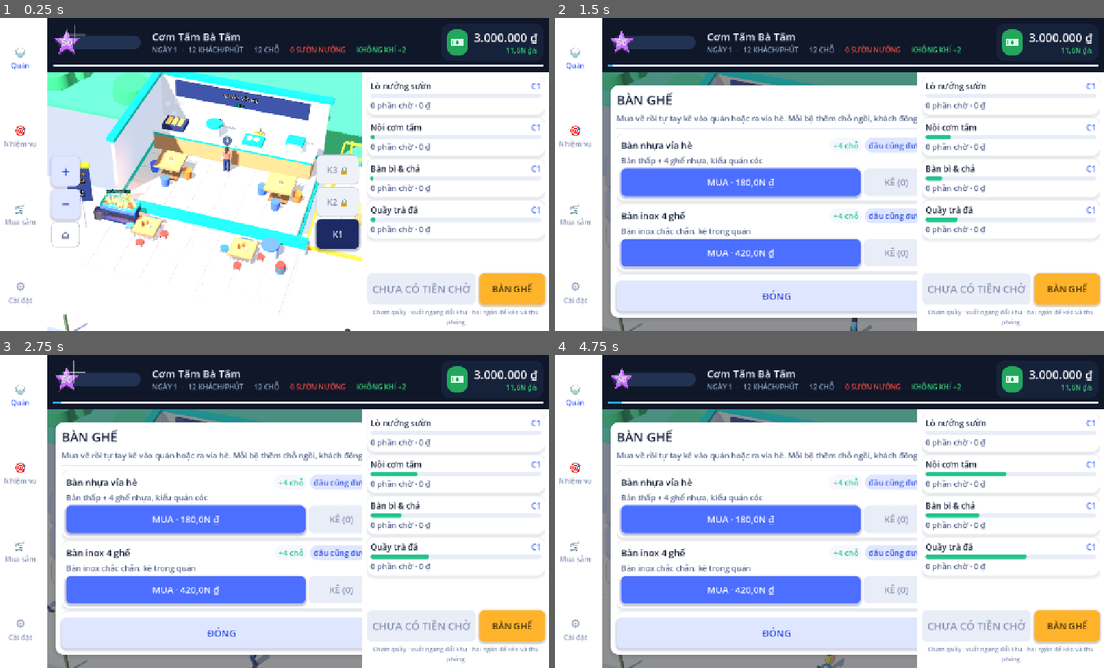
Above: before the commit, frames 1-4 (two rows, left to right).
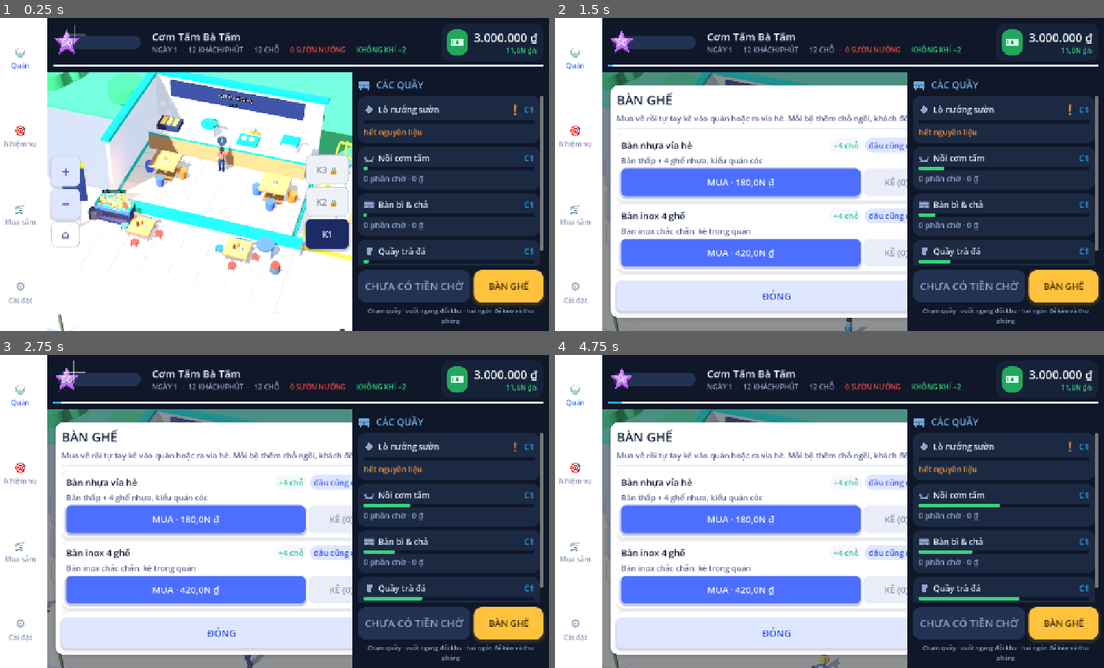
Above: after the commit, the same moments.

Repository: AnhGeek/ComTam-Tycoon
Game: Godot game, scene res://main.tscn
Two runs of this game, one before a commit and one after it. Both use one fixed random seed, a clock stepped at 60 frames per second and the inputs below.
Inputs:
- Up to frame 1 (0.25 s): no input
- Up to frame 2 (1.5 s): click "BÀN GHẾ" at 0.5 s; click "K3 🔒" at 1.25 s
- Up to frame 3 (2.75 s): click "K2 🔒" at 2 s
- Up to frame 4 (4.75 s): click "K1" at 2.75 s; click "+" at 3.5 s; click "−" at 4.25 s

The runs differ from the first frame. In frame 1, 37% of the frame differs, in the area x 8-100%, y 17-100%; in frame 2, 29%; in frame 3, 29%; in frame 4, 29%.

Commit message:
Trade the out-of-stock banner for alerts on the counter list
The banner sat over the 3D stage and said nothing about which counter had
stopped. The counter list on the right now carries that news itself: an orange
"!" that breathes next to the level, the note flipped to "hết nguyên liệu", and
a MUA NGAY button that buys a pack of whatever the recipe is short of, so the
shortage is fixed without a trip to the Mua sắm screen. Buying clears the
shortage, so the button takes itself away.

Grilled ribs are not sold at the market, so a counter short on those buys raw
pork and coal for the sidewalk grill instead.

The list also drops the white cards for the dark blue sheet, green glow buttons
and rounded slots of the counter upgrade panel, so both menus now read as one.

Co-Authored-By: Claude Opus 5 <noreply@anthropic.com>

Diff:
--- a/views/restaurant_view.gd
+++ b/views/restaurant_view.gd
@@ -11,8 +11,6 @@
 var day_label: Label
 var day_bar: ProgressBar
 var tag_box: HBoxContainer
-var warn_panel: PanelContainer
-var warn_label: Label
 var collect_btn: Button
 var floor_btns: Array = []
 var strip_box: BoxContainer
@@ -270,21 +268,6 @@
 	var overlay := Control.new()
 	overlay.set_anchors_preset(Control.PRESET_FULL_RECT)
 	overlay.mouse_filter = Control.MOUSE_FILTER_IGNORE
-
-	# cảnh báo hết nguyên liệu
-	warn_panel = PanelContainer.new()
-	warn_panel.add_theme_stylebox_override("panel", UIKit.flat_pad(Color(0.71, 0.33, 0.25, 0.94), 8))
-	warn_panel.set_anchors_preset(Control.PRESET_TOP_WIDE)
-	warn_panel.offset_top = 10
-	warn_panel.offset_bottom = 54
-	warn_panel.offset_left = 10
-	warn_panel.offset_right = -320
-	warn_panel.mouse_filter = Control.MOUSE_FILTER_IGNORE
-	warn_label = UIKit.label("", 11, Color.WHITE)
-	warn_label.autowrap_mode = TextServer.AUTOWRAP_WORD_SMART
-	warn_panel.add_child(warn_label)
-	warn_panel.visible = false
-	overlay.add_child(warn_panel)
 
 	# chọn khu (bên phải)
 	var floor_col := VBoxContainer.new()
@@ -381,13 +364,22 @@
 
 
 func _build_dock() -> Control:
-	var panel := PanelContainer.new()
-	panel.add_theme_stylebox_override("panel", UIKit.flat_pad(Color.WHITE, 10, 0, Color.WHITE, 0))
+	# Cùng tông với bảng nâng cấp mở ra khi chạm quầy bếp: nền xanh đen, thẻ bo
+	# góc, nút xanh lá phát sáng.
+	var panel := UIKit.dark_panel(UIKit.D_BG, 8, 0)
 	var v := VBoxContainer.new()
-	v.add_theme_constant_override("separation", 8)
+	v.add_theme_constant_override("separation", int(UIKit.px(6)))
 	panel.add_child(v)
 
 	panel.custom_minimum_size = Vector2(372, 0)
+
+	var head := HBoxContainer.new()
+	head.add_theme_constant_override("separation", int(UIKit.px(8)))
+	v.add_child(head)
+	head.add_child(UIIcon.make("seat", UIKit.px(18), UIKit.D_TITLE))
+	var head_l := UIKit.label("CÁC QUẦY", 14, UIKit.D_TITLE)
+	head_l.size_flags_horizontal = Control.SIZE_EXPAND_FILL
+	head.add_child(head_l)
 
 	# cột quầy của khu đang xem: xem cấp, tiến độ và nâng cấp bằng một chạm
 	var strip_scroll := ScrollContainer.new()
@@ -404,18 +396,18 @@
 	row.add_theme_constant_override("separation", 8)
 	v.add_child(row)
 
-	collect_btn = UIKit.button_primary("THU TIỀN", 15)
-	collect_btn.custom_minimum_size = Vector2(0, 72)
+	collect_btn = UIKit.dark_button("THU TIỀN", UIKit.NEON_GREEN, Color("06301a"), 15)
+	collect_btn.custom_minimum_size = Vector2(0, UIKit.px(46))
 	collect_btn.size_flags_horizontal = Control.SIZE_EXPAND_FILL
 	collect_btn.pressed.connect(_on_collect_all)
 	row.add_child(collect_btn)
 
-	furni_btn = UIKit.button_gold("BÀN GHẾ", 13)
-	furni_btn.custom_minimum_size = Vector2(150, 72)
+	furni_btn = UIKit.dark_button("BÀN GHẾ", UIKit.NEON_GOLD, Color("40300a"), 13)
+	furni_btn.custom_minimum_size = Vector2(UIKit.px(100), UIKit.px(46))
 	furni_btn.pressed.connect(_show_furniture_card)
 	row.add_child(furni_btn)
 
-	var hint := UIKit.label("Chạm quầy · vuốt ngang đổi khu · hai ngón để kéo và thu phóng", 9, UIKit.N600)
+	var hint := UIKit.label("Chạm quầy · vuốt ngang đổi khu · hai ngón để kéo và thu phóng", 9, UIKit.D_MUTED)
 	hint.horizontal_alignment = HORIZONTAL_ALIGNMENT_CENTER
 	hint.autowrap_mode = TextServer.AUTOWRAP_WORD_SMART
 	v.add_child(hint)
@@ -470,16 +462,6 @@
 	for it in items:
 		tag_box.add_child(UIKit.label("·", 10, UIKit.D_LINE))
 		tag_box.add_child(UIKit.label(str(it["text"]).to_upper(), 10, it["color"]))
-
-	var missing := GameManager.missing_ingredients()
-	if missing.is_empty():
-		warn_panel.visible = false
-	else:
-		var names: Array = []
-		for id in missing:
-			names.append(str(GameManager.INGREDIENTS[id]["name"]))
-		warn_label.text = "Hết " + ", ".join(names).to_lower() + " — vào Mua sắm để nhập thêm."
-		warn_panel.visible = true
 
 
 func _refresh_floor_buttons() -> void:
@@ -544,7 +526,7 @@
 
 	var fid := str(GameManager.FLOORS[strip_floor]["id"])
 	if not GameManager.is_floor_unlocked(fid):
-		var note := UIKit.muted("Khu này chưa mở — chạm vào bảng ngoài lô đất để mở khoá.", 12)
+		var note := UIKit.label("Khu này chưa mở — chạm vào bảng ngoài lô đất để mở khoá.", 12, UIKit.D_MUTED)
 		note.custom_minimum_size = Vector2(0, 0)
 		note.autowrap_mode = TextServer.AUTOWRAP_WORD_SMART
 		strip_box.add_child(note)
@@ -556,34 +538,55 @@
 
 func _strip_card(sid: String) -> Control:
 	var data: Dictionary = GameManager.STATIONS[sid]
-	var card := UIKit.card(8)
-	card.custom_minimum_size = Vector2(0, 74)
+	var card := UIKit.dark_panel(UIKit.D_CARD, 8, UIKit.RADIUS_SM)
+	card.custom_minimum_size = Vector2(0, UIKit.px(52))
 	card.size_flags_horizontal = Control.SIZE_EXPAND_FILL
 
 	var v := VBoxContainer.new()
-	v.add_theme_constant_override("separation", 4)
+	v.add_theme_constant_override("separation", int(UIKit.px(4)))
 	card.add_child(v)
 
 	var top := HBoxContainer.new()
-	top.add_theme_constant_override("separation", 5)
+	top.add_theme_constant_override("separation", int(UIKit.px(5)))
 	v.add_child(top)
-	var nm := UIKit.label(str(data["name"]), 12, UIKit.TEXT)
+	top.add_child(UIIcon.make(_station_icon(sid), UIKit.px(16), UIKit.D_MUTED))
+	var nm := UIKit.label(str(data["name"]), 12, UIKit.D_TEXT)
 	nm.size_flags_horizontal = Control.SIZE_EXPAND_FILL
 	nm.text_overrun_behavior = TextServer.OVERRUN_TRIM_ELLIPSIS
 	nm.clip_text = true
 	top.add_child(nm)
-	var lv := UIKit.label("", 12, UIKit.PRIMARY)
+
+	# dấu chấm than cam: quầy này hết nguyên liệu, nó phập phồng cho dễ thấy
+	var alert := UIKit.label("!", 17, UIKit.WARN)
+	alert.custom_minimum_size = Vector2(UIKit.px(16), 0)
+	alert.horizontal_alignment = HORIZONTAL_ALIGNMENT_CENTER
+	alert.vertical_alignment = VERTICAL_ALIGNMENT_CENTER
+	alert.pivot_offset = Vector2(UIKit.px(8), UIKit.px(11))
+	alert.visible = false
+	top.add_child(alert)
+
+	var lv := UIKit.label("", 12, UIKit.NEON_BLUE)
 	top.add_child(lv)
 
-	var bar := UIKit.bar(0.0, UIKit.OK, 6)
+	var bar := UIKit.bar(0.0, UIKit.NEON_GREEN, 5)
+	bar.get_theme_stylebox("background").bg_color = UIKit.D_BG
 	v.add_child(bar)
 
 	# Dải này chỉ để NGÓ tình trạng. Muốn nâng cấp thì chạm vào quầy trong quán,
 	# bảng nâng cấp mở ra ở đó.
-	var note := UIKit.muted("", 11)
+	var note := UIKit.label("", 11, UIKit.D_MUTED)
 	v.add_child(note)
 
-	strip_cards[sid] = {"lv": lv, "bar": bar, "note": note}
+	# Hết nguyên liệu thì nhập ngay tại đây, khỏi lặn lội sang màn Mua sắm.
+	# Nhập xong quầy hết thiếu nên nút tự biến mất.
+	var buy := UIKit.dark_button("", UIKit.WARN, Color("3d2402"), 12)
+	buy.custom_minimum_size = Vector2(0, UIKit.px(32))
+	buy.visible = false
+	buy.pressed.connect(_on_strip_restock.bind(sid))
+	v.add_child(buy)
+
+	strip_cards[sid] = {"lv": lv, "bar": bar, "note": note, "alert": alert,
+		"card": card, "buy": buy}
 	return card
 
 
@@ -599,13 +602,76 @@
 		(r["lv"] as Label).text = "C%d" % GameManager.station_level(str(sid)) if open else "—"
 		(r["bar"] as ProgressBar).value = float(GameManager.progress.get(sid, 0.0)) * 100.0
 		var note: Label = r["note"]
+		var alert: Label = r["alert"]
+		var short := open and not GameManager.has_ingredients(str(sid), 1)
+		alert.visible = short
+		if short:
+			# nhịp thở: vừa to nhỏ vừa mờ tỏ, đủ để mắt bắt được ở góc màn hình
+			var t := Time.get_ticks_msec() / 1000.0 * 4.4
+			var k := 0.5 + 0.5 * sin(t)
+			alert.scale = Vector2.ONE * (0.9 + 0.35 * k)
+			alert.modulate.a = 0.45 + 0.55 * k
+		var buy: Button = r["buy"]
+		var need: Array = _restock_list(str(sid)) if short else []
+		buy.visible = not need.is_empty()
+		if buy.visible:
+			var cost := _restock_cost(need)
+			buy.text = "MUA NGAY · %s ₫" % UIKit.money_short(cost)
+			buy.disabled = not GameManager.can_afford(cost)
 		if not open:
 			note.text = "chưa mở"
+		elif short:
+			note.text = "hết nguyên liệu"
+			note.add_theme_color_override("font_color", UIKit.WARN)
 		else:
 			# đang chờ bán bao nhiêu phần + tiền đang nằm ở quầy
 			var waiting := int(GameManager.pending_portions.get(sid, 0.0))
 			var cash := float(GameManager.pending.get(sid, 0.0))
 			note.text = "%d phần chờ · %s ₫" % [waiting, UIKit.money_short(cash)]
+			note.add_theme_color_override("font_color", UIKit.D_MUTED)
+
+
+## Những thứ cần nhập để quầy này chạy lại. Sườn nướng sẵn không bán ngoài chợ
+## nên thiếu nó thì nhập sườn sống và than cho lò vỉa hè.
+func _restock_list(sid: String) -> Array:
+	var recipe: Dictionary = GameManager.STATIONS[sid]["recipe"]
+	var out: Array = []
+	for ing in recipe:
+		if float(GameManager.stock.get(ing, 0.0)) >= float(recipe[ing]):
+			continue
+		if bool(GameManager.INGREDIENTS[ing].get("shop", true)):
+			if not out.has(str(ing)):
+				out.append(str(ing))
+		else:
+			for feed in ["pork", "coal"]:
+				var d: Dictionary = GameManager.INGREDIENTS[feed]
+				if float(GameManager.stock.get(feed, 0.0)) < float(d["pack"]) and not out.has(feed):
+					out.append(feed)
+	return out
+
+
+func _restock_cost(list: Array) -> float:
+	var total := 0.0
+	for ing in list:
+		var d: Dictionary = GameManager.INGREDIENTS[ing]
+		total += float(d["price"]) * float(d["pack"])
+	return total
+
+
+func _on_strip_restock(sid: String) -> void:
+	var need := _restock_list(sid)
+	if need.is_empty():
+		return
+	if not GameManager.can_afford(_restock_cost(need)):
+		_toast("Chưa đủ tiền để nhập hàng")
+		return
+	var names: Array = []
+	for ing in need:
+		if GameManager.buy_ingredient(str(ing)):
+			names.append(str(GameManager.INGREDIENTS[ing]["name"]).to_lower())
+	if names.is_empty():
+		return
+	_toast("Đã nhập " + ", ".join(names))
 
 
 func _on_boosted(sid: String) -> void:
Not shown, changed: export_presets.cfg
